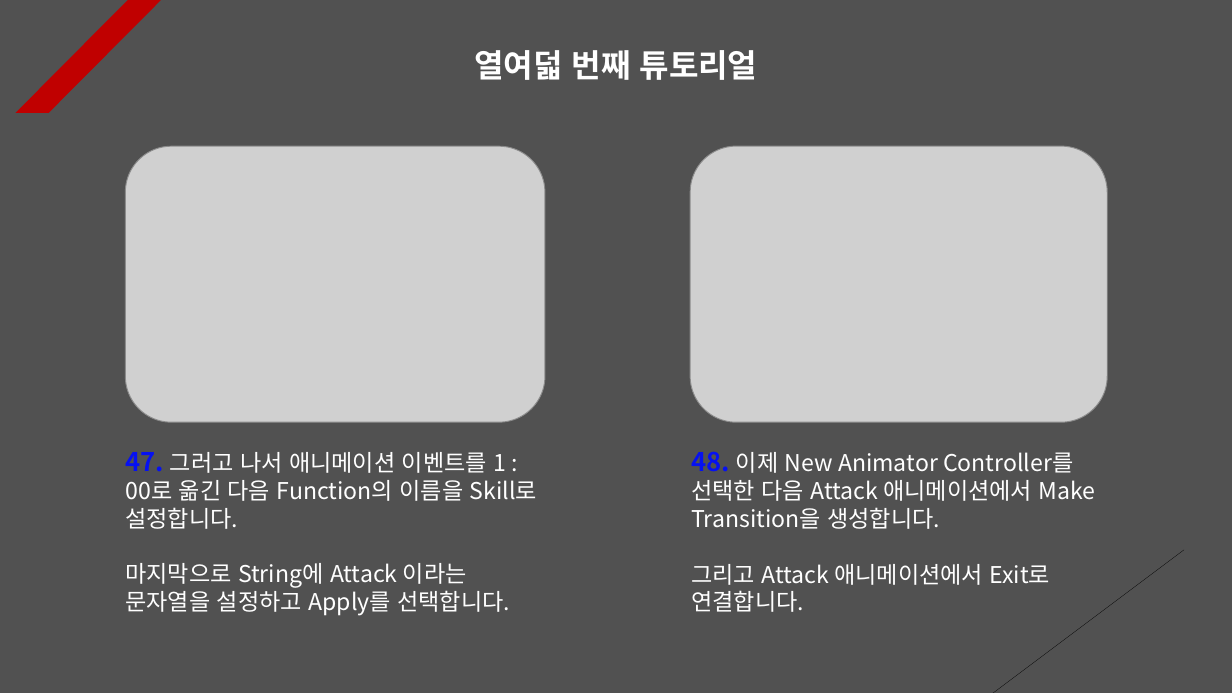
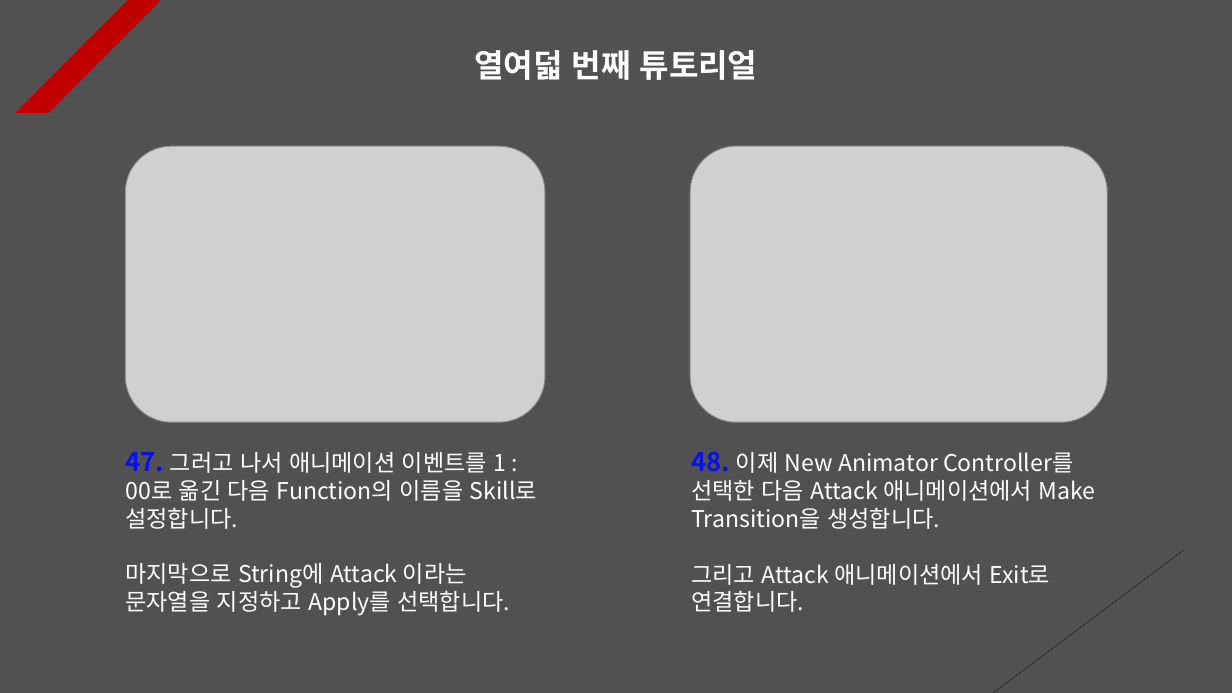
Before and after one commit to Unity2033/3D-UnityEngine, a slide deck: slide 18 of Assets/Animation Retargeting/PPT Data/Animation Retargeting Example.pptx. Drawn at 1232x693 pixels with LibreOffice and Linux fonts; fonts in the diff are those of the drawing; grey boxes stand for pictures. Boxes give left, top, right and bottom in pixels: in the first picture for what was removed or moved away, otherwise in the second. Text is boxed around its words. In the diff, an @@ line names an element or a change of style, - is before the commit and + after.

```diff
--- a/Assets/Animation Retargeting/PPT Data/Animation Retargeting Example.pptx
+++ b/Assets/Animation Retargeting/PPT Data/Animation Retargeting Example.pptx
@@ text at bbox=[125, 563, 510, 616]: text changed @@
-마지막으로 String에 Attack 이라는 문자열을 설정하고 Apply를 선택합니다.
+마지막으로 String에 Attack 이라는 문자열을 지정하고 Apply를 선택합니다.
```
Also in this commit, not shown: 3 other slides changed, 1 slide added, 14 other files.
